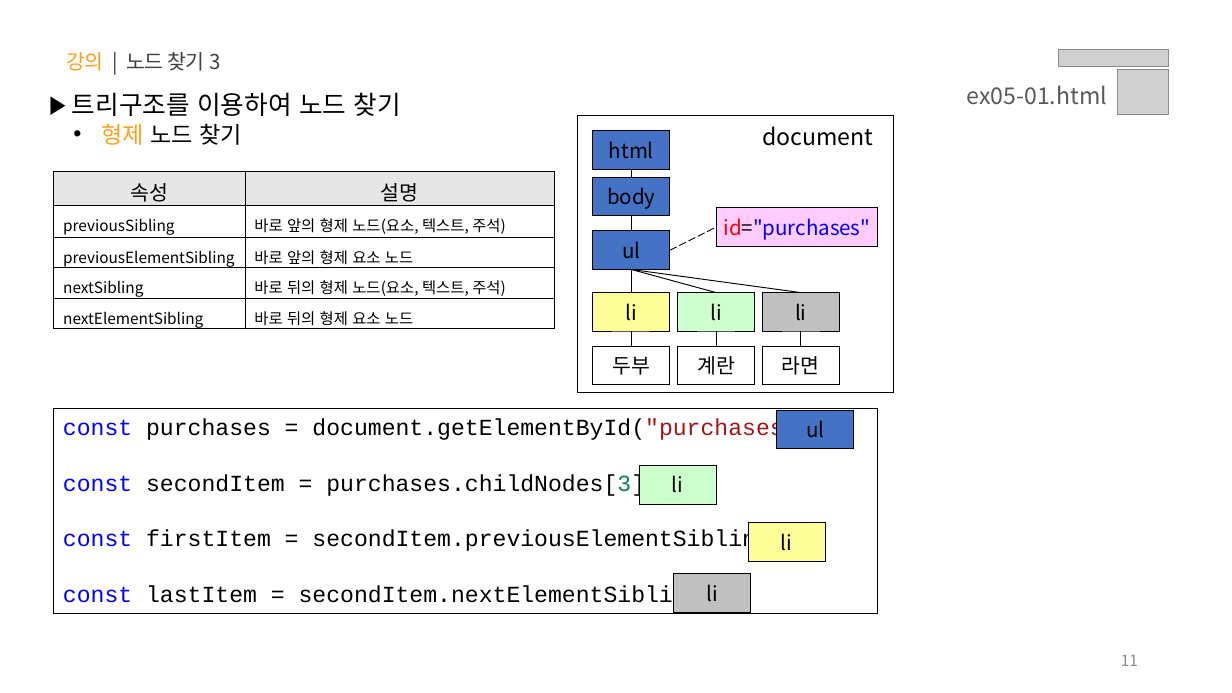
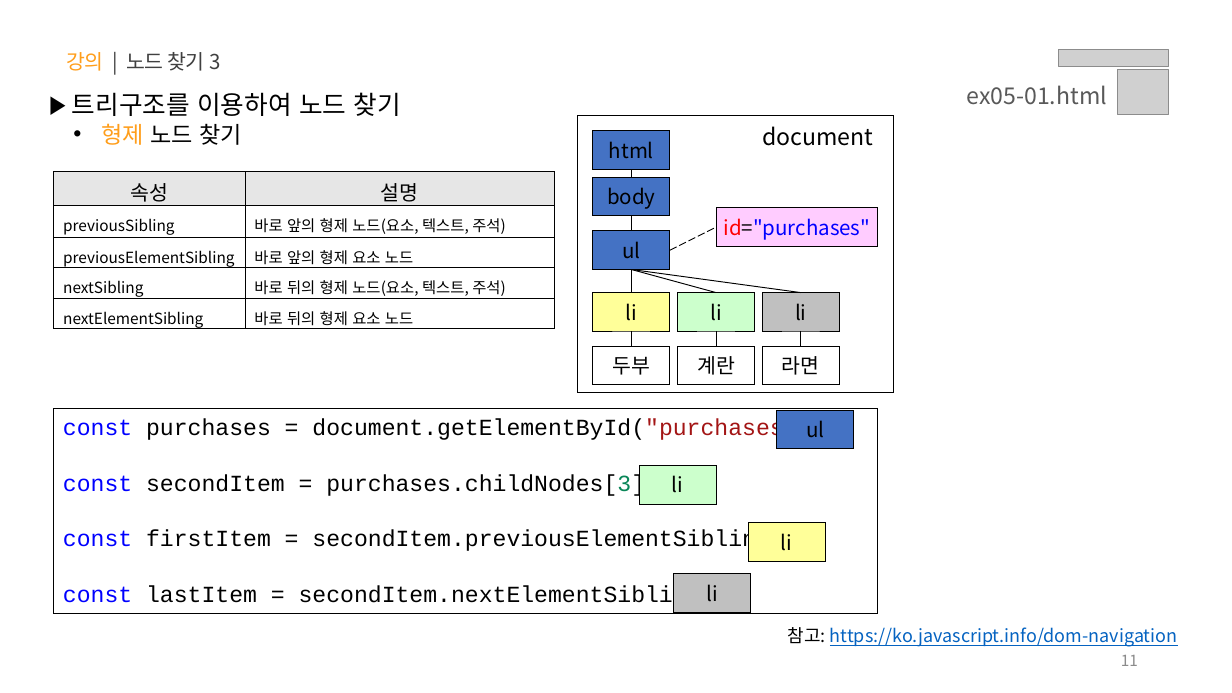
Before and after one commit to jeong0403/learn-JS, a slide deck: slide 11 of PPT/05.자바스크립트 - 클라이언트 사이드(Event, DOM, Ajax, Web APIs).pptx. Drawn at 1232x693 pixels with LibreOffice and Linux fonts; fonts in the diff are those of the drawing; grey boxes stand for pictures. Boxes give left, top, right and bottom in pixels: in the first picture for what was removed or moved away, otherwise in the second. Text is boxed around its words. In the diff, an @@ line names an element or a change of style, - is before the commit and + after.

```diff
--- a/PPT/05.자바스크립트 - 클라이언트 사이드(Event, DOM, Ajax, Web APIs).pptx
+++ b/PPT/05.자바스크립트 - 클라이언트 사이드(Event, DOM, Ajax, Web APIs).pptx
@@ text added at box(788, 627, 1178, 647), 14 pt, text #0563C1, underline @@
+참고: https://ko.javascript.info/dom-navigation
```
Also in this commit, not shown: 17 other slides changed, 15 slides added, 16 other files.
